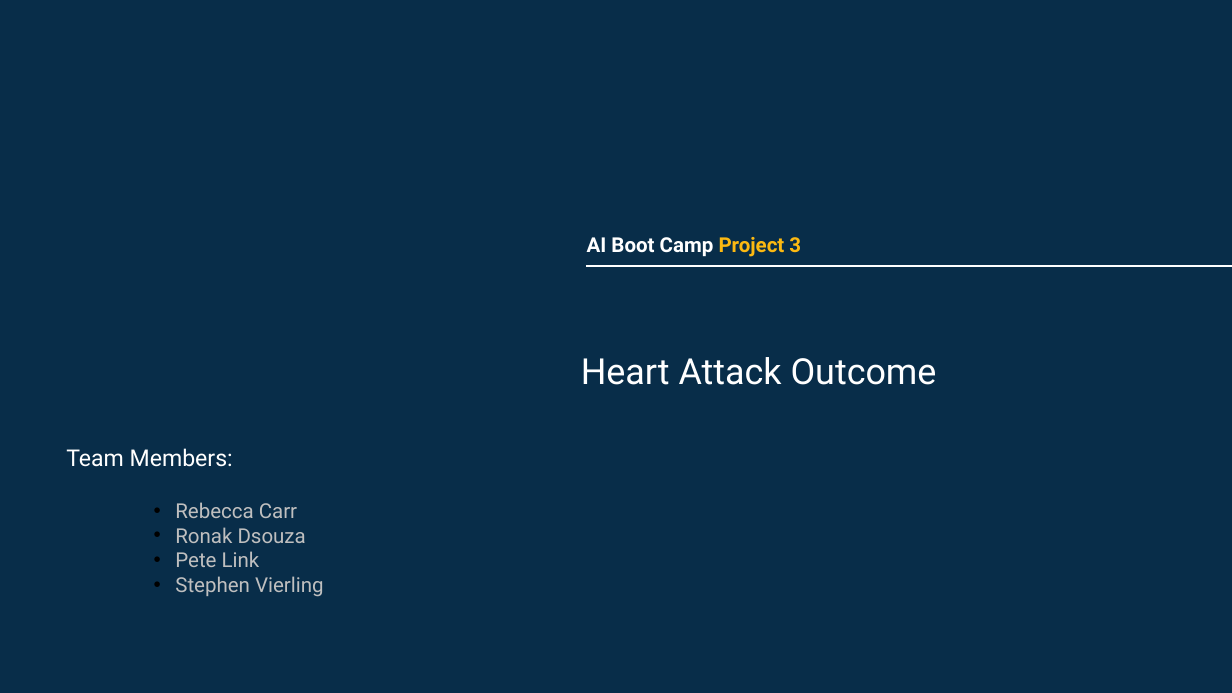
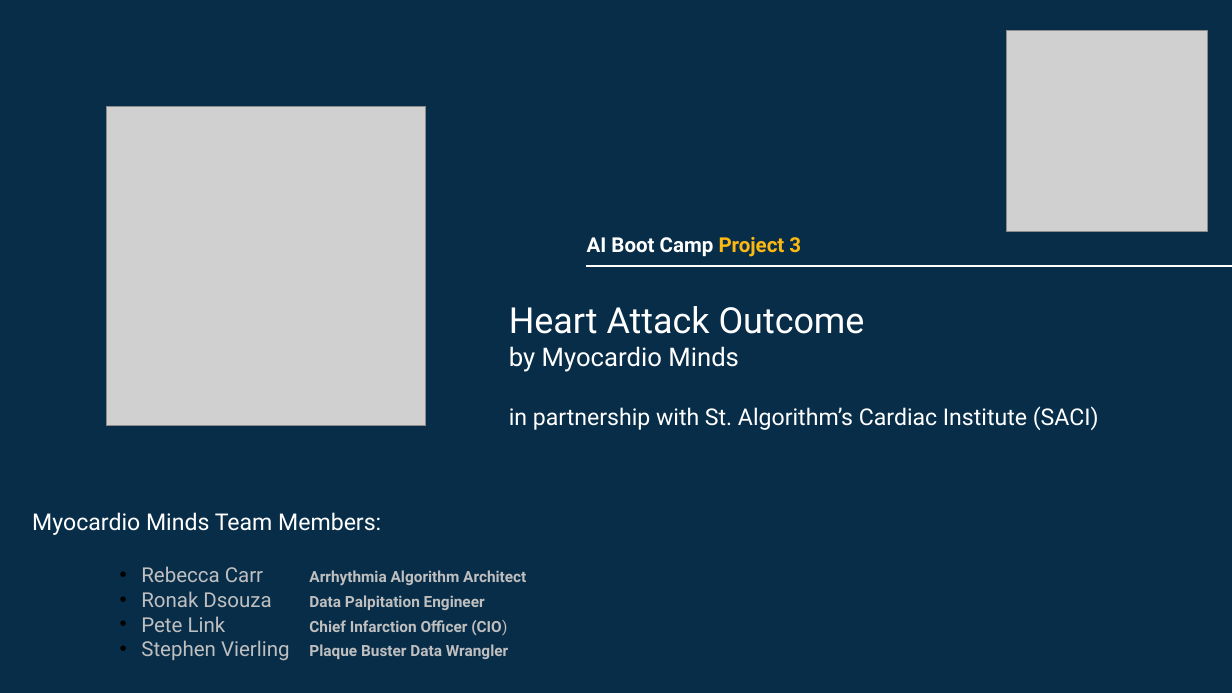
Before and after one commit to Pete1001/heart_attack_outcome, a slide deck: slide 1 of heart_attack_outcome.pptx. Drawn at 1232x693 pixels with LibreOffice and Linux fonts; fonts in the diff are those of the drawing; grey boxes stand for pictures. Boxes give left, top, right and bottom in pixels: in the first picture for what was removed or moved away, otherwise in the second. Text is boxed around its words. In the diff, an @@ line names an element or a change of style, - is before the commit and + after.

Commit message:
Adding PPT and images

```diff
--- a/heart_attack_outcome.pptx
+++ b/heart_attack_outcome.pptx
@@ picture added at [1007,30,1208,231] @@
@@ picture added at [106,106,425,425] @@
@@ title at [509,306,1099,430]: text changed; size 28 to 18 pt @@
-Heart Attack Outcome
+Heart Attack Outcome
+by Myocardio Minds
+in partnership with St. Algorithm’s Cardiac Institute (SACI)
@@ text at [32,512,526,659]: text changed; size 16 to 12 pt; bold on @@
-Team Members:
-        • Rebecca Carr
-        • Ronak Dsouza
-        • Pete Link
-        • Stephen Vierling
+Myocardio Minds Team Members:
+        • Rebecca Carr Arrhythmia Algorithm Architect
+        • Ronak Dsouza Data Palpitation Engineer
+        • Pete Link Chief Infarction Officer (CIO)
+        • Stephen Vierling Plaque Buster Data Wrangler
```
Also in this commit, not shown: 13 other slides changed, 2 other files.
